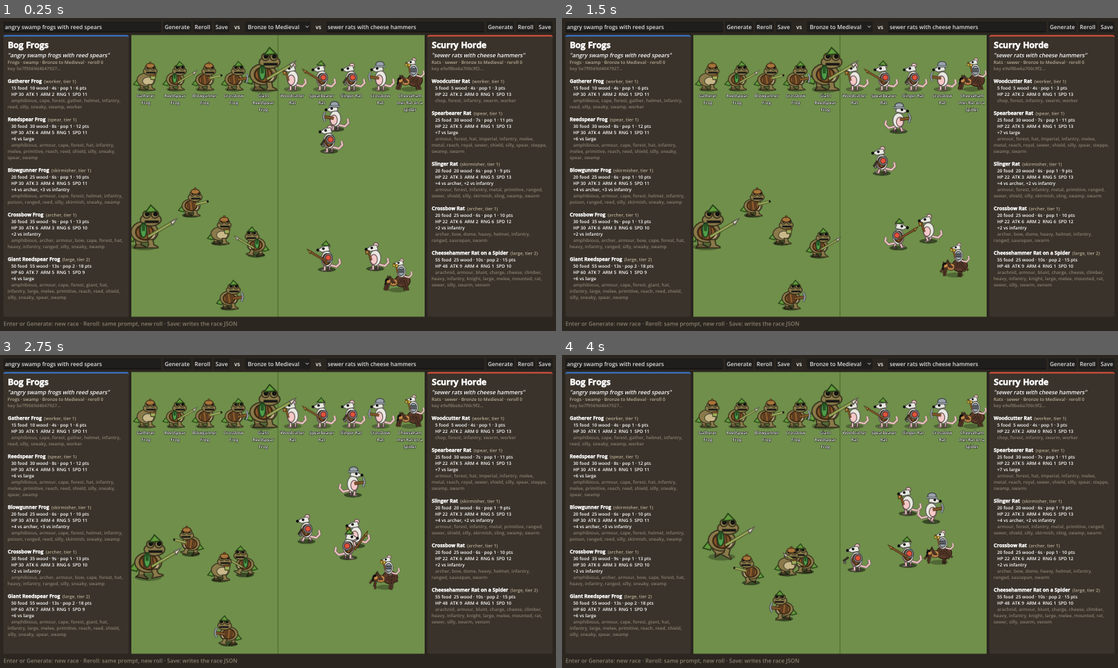
Above: before the commit, frames 1-4 (two rows, left to right).
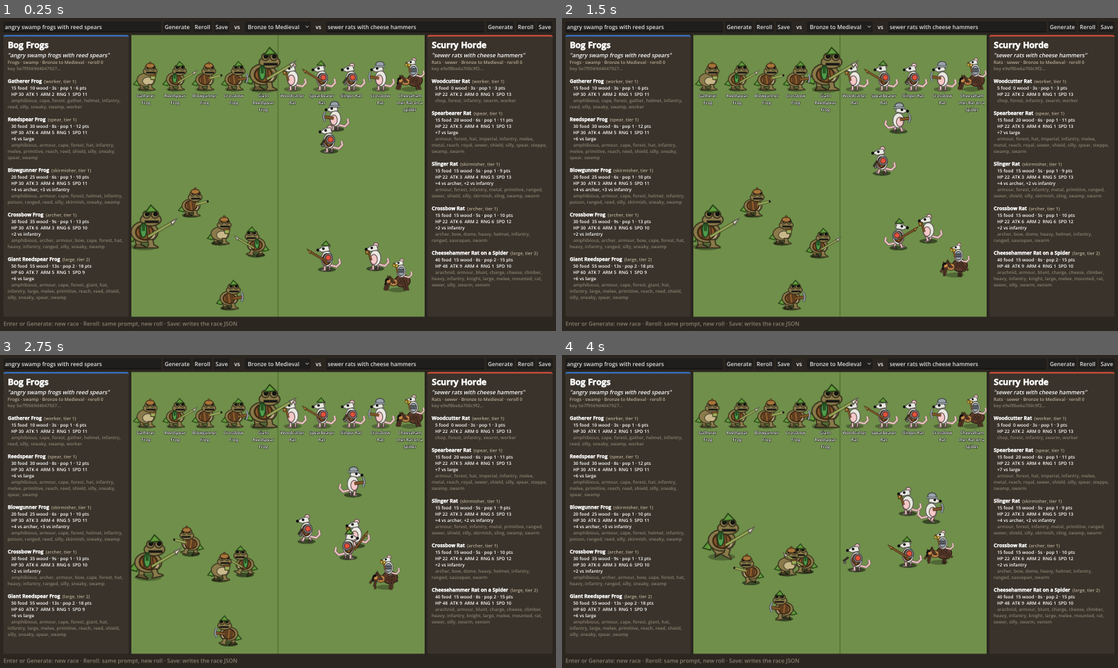
Above: after the commit, the same moments.

Repository: Casaide/age-of-anything
Game: Godot game, scene res://scenes/race_lab.tscn
The game is run twice, just before and just after one commit, with the same random seed, the same clock (stepped at 60 frames per second) and the same inputs.
Inputs (mouse positions are in pixels of both pictures, inside the frame that each line leads up to):
- Up to frame 1 (0.25 s): no input
- Up to frame 2 (1.5 s): click "Generate" at 0.5 s; tap Enter at 1.25 s; move the mouse to (962, 158) at 1.27 s; hold D from 1.28 s (still down); tap 1 at 1.35 s; click (962, 158) at 1.42 s
- Up to frame 3 (2.75 s): tap Space at 1.52 s; release D at 2 s; drag from (166, 527) to (250, 574) at 2.02 s
- Up to frame 4 (4 s): move the mouse to (895, 442) at 2.77 s; hold D 2.78-3.5 s; tap M at 2.85 s; drag from (812, 574) to (673, 464) at 3.52 s

The runs differ from the first frame. In frame 1, 0.1% of the frame differs, in the area x 9-93%, y 21-79%; in frame 2, 0.1%; in frame 3, 0.1%; in frame 4, 0.1%.

Commit message:
Economy data: resources, buildings, rules, rat modifiers
Terrain gains resources (reeds: 100 wood, new bug bushes: 2,000 food, both
become grass when used up); data/buildings.json defines the Town Center and
House; rules get an economy block (start resources and workers, pop max,
carry, gather rates, queue size). Creatures can carry economy modifiers: rats
are 30% cheaper, train 20% faster and get +6 houses. Pricing applies them;
races carry them (derived, not in the race key). flat_test gets bug bushes
and reed beds by each start.

Co-Authored-By: Claude Opus 5.5 <noreply@anthropic.com>

Diff:
--- /dev/null
+++ b/data/buildings.json
@@ -0,0 +1,44 @@
+{
+ "schema": "aow.buildings/1",
+ "buildings": {
+  "house": {
+   "name": "House",
+   "size": 2,
+   "hp": 550,
+   "cost": {
+    "food": 0,
+    "wood": 30
+   },
+   "build_time": 25,
+   "pop": 5,
+   "house": true,
+   "drop_off": [],
+   "trains": [],
+   "age": 1,
+   "hotkey": "H",
+   "note": "pop +5 (or the race's house_pop)"
+  },
+  "town_center": {
+   "name": "Town Center",
+   "size": 3,
+   "hp": 2400,
+   "cost": {
+    "food": 0,
+    "wood": 275
+   },
+   "build_time": 150,
+   "pop": 5,
+   "house": false,
+   "drop_off": [
+    "food",
+    "wood"
+   ],
+   "trains": [
+    "worker"
+   ],
+   "age": 1,
+   "hotkey": "C",
+   "note": "every player starts with one"
+  }
+ }
+}
--- a/data/creatures.json
+++ b/data/creatures.json
@@ -30,7 +30,13 @@
   "families": [
    "sewer",
    "forest"
-  ]
+  ],
+  "economy": {
+   "cost_pct": 70,
+   "train_time_pct": 80,
+   "house_pop": 6,
+   "note": "cheap swarm that breeds fast"
+  }
  },
  "human": {
   "noun": "Folk",
--- a/data/maps/flat_test.json
+++ b/data/maps/flat_test.json
@@ -9,7 +9,8 @@
   ",": "swamp",
   "\"": "reeds",
   "#": "rock",
-  "~": "water"
+  "~": "water",
+  "b": "bugbush"
  },
  "rows": [
   "################################################################",
@@ -19,18 +20,18 @@
   "#.................\"\"\"\"\".................................,,,,,,,#",
   "#.................\"\"\"\"\"................................,,,,,,,.#",
   "#.................\"\"\"\"\"...............................,,,,,,,..#",
-  "#....................................................,,,,,,,...#",
-  "#...........................###.....................,,,,,,,....#",
+  "#......\"\"............................................,,,,,,,...#",
+  "#......\"....................###.....................,,,,,,,....#",
   "#...........................###....................,,,,,,,.....#",
   "#.................................................,,,,,,,......#",
-  "#................................................,,,,,,,.......#",
-  "#...............................................,,,,,,,........#",
-  "#..............................................,,,,,,,.........#",
+  "#................bb..............................,,,,,,,.......#",
+  "#................bb.............................,,,,,,,........#",
+  "#................bb............................,,,,,,,.........#",
   "#...................####......................,,,,,,,..........#",
   "#...................####.........\"\"\".........,,,,,,,...........#",
   "#...................####.........\"\"\"........,,,,,,,............#",
-  "#...................####.........\"\"\".......,,,,,,,.............#",
-  "#................................\"\"\"......,,,,,,,..............#",
+  "#.....\"\"\"\"\"\"........####.........\"\"\".......,,,,,,,.............#",
+  "#.....\"\"\"\"\"\".....................\"\"\"......,,,,,,,..............#",
   "#........................................,,,,,,,...............#",
   "#.......................................,,,,,,,................#",
   "#......................................,,,,,,,.................#",
@@ -57,18 +58,18 @@
   "#.................,,,,,,,......................................#",
   "#................,,,,,,,.......................................#",
   "#...............,,,,,,,........................................#",
-  "#..............,,,,,,,......\"\"\"................................#",
-  "#.............,,,,,,,.......\"\"\".........####...................#",
+  "#..............,,,,,,,......\"\"\".....................\"\"\"\"\"\".....#",
+  "#.............,,,,,,,.......\"\"\".........####........\"\"\"\"\"\".....#",
   "#............,,,,,,,........\"\"\".........####...................#",
   "#...........,,,,,,,.........\"\"\".........####...................#",
   "#..........,,,,,,,......................####...................#",
-  "#.........,,,,,,,..............................................#",
-  "#........,,,,,,,...............................................#",
-  "#.......,,,,,,,................................................#",
+  "#.........,,,,,,,............................bb................#",
+  "#........,,,,,,,.............................bb................#",
+  "#.......,,,,,,,..............................bb................#",
   "#......,,,,,,,.................................................#",
   "#.....,,,,,,,....................###...........................#",
-  "#....,,,,,,,.....................###...........................#",
-  "#...,,,,,,,....................................................#",
+  "#....,,,,,,,.....................###....................\"......#",
+  "#...,,,,,,,............................................\"\"......#",
   "#..,,,,,,,...............................\"\"\"\"\".................#",
   "#.,,,,,,,................................\"\"\"\"\".................#",
   "#,,,,,,,.................................\"\"\"\"\".................#",
--- a/data/rules/anything.json
+++ b/data/rules/anything.json
@@ -41,5 +41,22 @@
   "base": 60,
   "curve": "pow1.4_ref12",
   "train_curve": "pow1.2_ref12"
+ },
+ "economy": {
+  "start": {
+   "food": 200,
+   "wood": 200,
+   "workers": 3,
+   "buildings": [
+    "town_center"
+   ]
+  },
+  "pop_max": 200,
+  "carry": 10,
+  "gather_ticks": {
+   "food": 20,
+   "wood": 24
+  },
+  "queue_max": 5
  }
 }
--- a/data/rules/bronze.json
+++ b/data/rules/bronze.json
@@ -39,5 +39,22 @@
   "base": 60,
   "curve": "pow1.4_ref12",
   "train_curve": "pow1.2_ref12"
+ },
+ "economy": {
+  "start": {
+   "food": 200,
+   "wood": 200,
+   "workers": 3,
+   "buildings": [
+    "town_center"
+   ]
+  },
+  "pop_max": 200,
+  "carry": 10,
+  "gather_ticks": {
+   "food": 20,
+   "wood": 24
+  },
+  "queue_max": 5
  }
 }
--- a/data/rules/default.json
+++ b/data/rules/default.json
@@ -40,5 +40,22 @@
   "base": 60,
   "curve": "pow1.4_ref12",
   "train_curve": "pow1.2_ref12"
+ },
+ "economy": {
+  "start": {
+   "food": 200,
+   "wood": 200,
+   "workers": 3,
+   "buildings": [
+    "town_center"
+   ]
+  },
+  "pop_max": 200,
+  "carry": 10,
+  "gather_ticks": {
+   "food": 20,
+   "wood": 24
+  },
+  "queue_max": 5
  }
 }
--- a/data/terrain.json
+++ b/data/terrain.json
@@ -1,10 +1,47 @@
 {
  "schema": "aow.terrain/1",
  "terrain": {
-  "grass": {"walkable": true, "colour": "#5b6b38", "colour2": "#55653a", "note": "plain ground"},
-  "swamp": {"walkable": true, "colour": "#3f5a46", "colour2": "#3a5442", "note": "walkable; amphibious races get a speed bonus here (milestone 5)"},
-  "reeds": {"walkable": false, "colour": "#7a8a3a", "colour2": "#6f7f34", "note": "blocks movement; becomes a wood resource in milestone 3"},
-  "rock": {"walkable": false, "colour": "#4a4238", "colour2": "#433b32", "note": "impassable"},
-  "water": {"walkable": false, "colour": "#2f5a6e", "colour2": "#2b5466", "note": "impassable until there are boats (never, probably)"}
+  "bugbush": {
+   "walkable": false,
+   "colour": "#8a5a6a",
+   "colour2": "#7e5262",
+   "resource": "food",
+   "amount": 2000,
+   "depleted": "grass",
+   "note": "bug bushes: near-infinite food (instead of farms)"
+  },
+  "grass": {
+   "walkable": true,
+   "colour": "#5b6b38",
+   "colour2": "#55653a",
+   "note": "plain ground"
+  },
+  "reeds": {
+   "walkable": false,
+   "colour": "#7a8a3a",
+   "colour2": "#6f7f34",
+   "note": "blocks movement; 100 wood per tile; becomes grass when cut down",
+   "resource": "wood",
+   "amount": 100,
+   "depleted": "grass"
+  },
+  "rock": {
+   "walkable": false,
+   "colour": "#4a4238",
+   "colour2": "#433b32",
+   "note": "impassable"
+  },
+  "swamp": {
+   "walkable": true,
+   "colour": "#3f5a46",
+   "colour2": "#3a5442",
+   "note": "walkable; amphibious races get a speed bonus here (milestone 5)"
+  },
+  "water": {
+   "walkable": false,
+   "colour": "#2f5a6e",
+   "colour2": "#2b5466",
+   "note": "impassable until there are boats (never, probably)"
+  }
  }
 }
--- a/src/pricing.gd
+++ b/src/pricing.gd
@@ -82,7 +82,9 @@
 		tags["tiny"] = true
 
 	var c: Dictionary = rules.cost
+	var econ: Dictionary = lib.creatures[recipe.creature].get("economy", {})
 	var total: int = (int(c.base) * lib.curve(c.curve, points) + 500) / 1000
+	total = total * int(econ.get("cost_pct", 100)) / 100
 	var mix_total := maxi(1, mix.food + mix.wood)
 	var food := _round5(total * mix.food / mix_total)
 	var wood := _round5(total - food)
@@ -99,7 +101,7 @@
 		"tags": tag_list,
 		"points": points,
 		"cost": {"food": food, "wood": wood},
-		"train_time": maxi(4, (8 * lib.curve(c.train_curve, points) + 500) / 1000),
+		"train_time": maxi(3, (8 * lib.curve(c.train_curve, points) * int(econ.get("train_time_pct", 100)) / 100 + 500) / 1000),
 		"pop": 2 if tags.has("large") else 1,
 	}
 
--- a/src/race_generator.gd
+++ b/src/race_generator.gd
@@ -139,6 +139,7 @@
 		"family": family,
 		"notes": notes,
 		"units": units,
+		"economy": c.get("economy", {}).duplicate(),   # race-wide modifiers; derived, not in the key
 	}
 	race.key = race_key(race)
 	return race
Not shown, changed: docs/milestones/m3-economy.md
